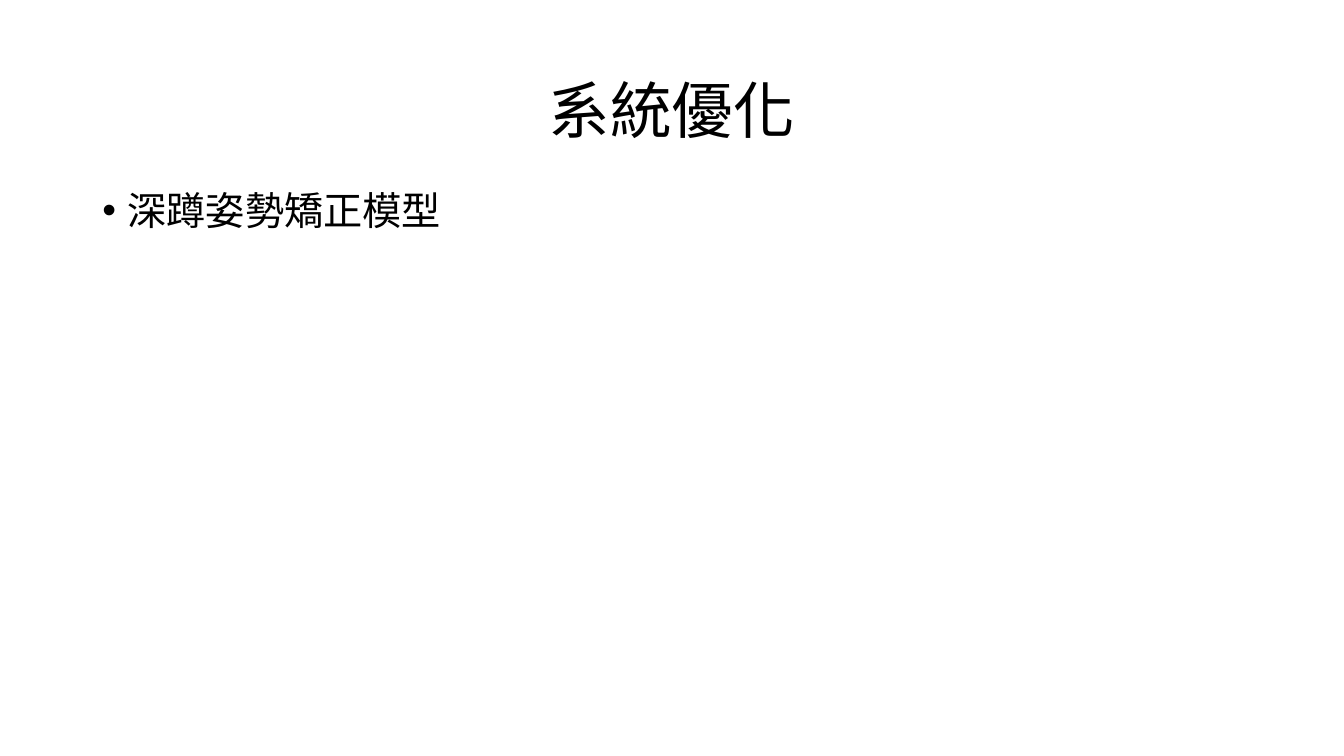
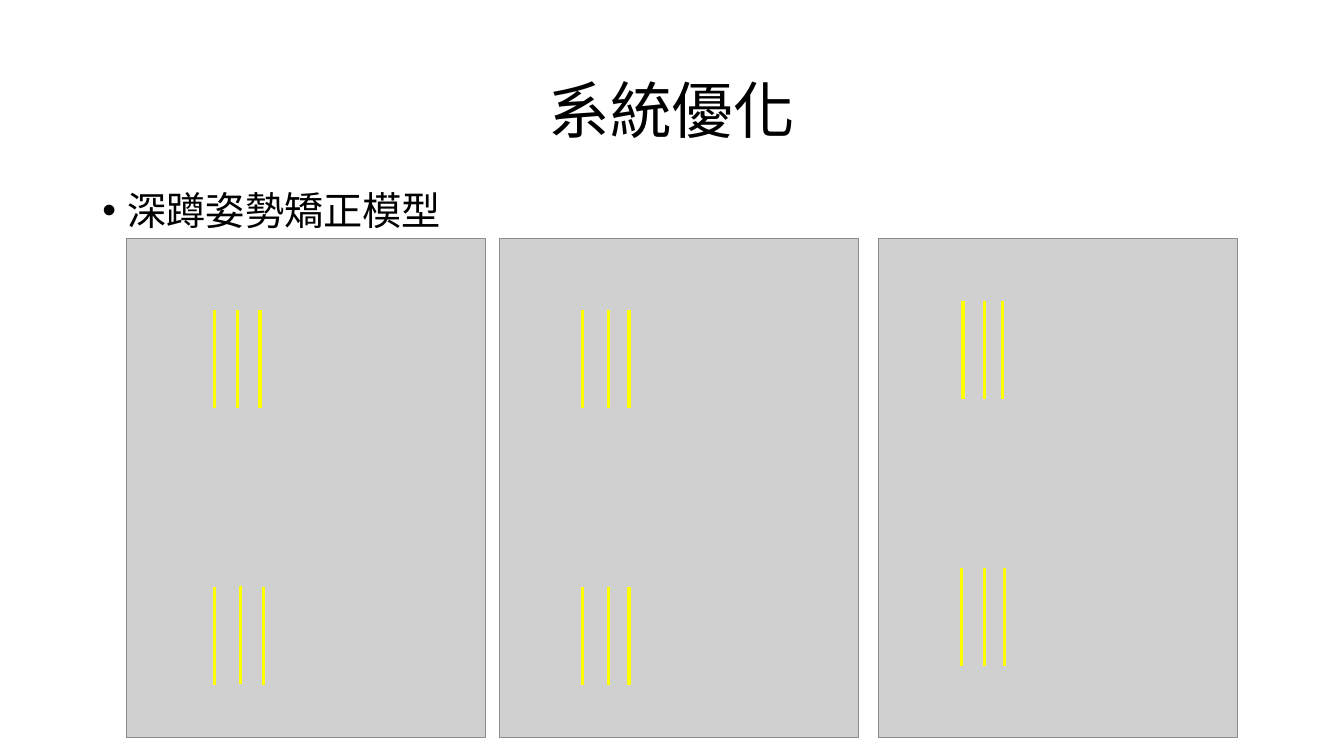
Before and after one commit to mizulun/seatpose-system, a slide deck: slide 22 of week4進度報告.pptx (slide 21 before the commit). Drawn at 1344x756 pixels with LibreOffice and Linux fonts; fonts in the diff are those of the drawing; grey boxes stand for pictures. Boxes give left, top, right and bottom in pixels: in the first picture for what was removed or moved away, otherwise in the second. Text is boxed around its words. In the diff, an @@ line names an element or a change of style, - is before the commit and + after.

```diff
--- a/week4進度報告.pptx
+++ b/week4進度報告.pptx
@@ picture added at (127,239,486,738) @@
@@ picture added at (500,239,859,738) @@
@@ picture added at (879,239,1238,738) @@
@@ line added from (215, 310) to (215, 408), #FFFF00 2.25 pt @@
@@ line added from (238, 310) to (238, 408), #FFFF00 2.25 pt @@
@@ line added from (260, 310) to (260, 408), #FFFF00 2.25 pt @@
@@ line added from (583, 310) to (583, 408), #FFFF00 2.25 pt @@
@@ line added from (609, 310) to (609, 408), #FFFF00 2.25 pt @@
@@ line added from (629, 310) to (629, 408), #FFFF00 2.25 pt @@
@@ line added from (963, 300) to (963, 399), #FFFF00 2.25 pt @@
@@ line added from (984, 300) to (984, 399), #FFFF00 2.25 pt @@
@@ line added from (1003, 300) to (1003, 399), #FFFF00 2.25 pt @@
@@ line added from (962, 569) to (962, 666), #FFFF00 2.25 pt @@
@@ line added from (984, 569) to (984, 666), #FFFF00 2.25 pt @@
@@ line added from (1005, 569) to (1005, 666), #FFFF00 2.25 pt @@
@@ line added from (215, 588) to (215, 686), #FFFF00 2.25 pt @@
@@ line added from (240, 586) to (240, 684), #FFFF00 2.25 pt @@
@@ line added from (263, 588) to (263, 686), #FFFF00 2.25 pt @@
@@ line added from (583, 588) to (583, 686), #FFFF00 2.25 pt @@
@@ line added from (609, 588) to (609, 686), #FFFF00 2.25 pt @@
@@ line added from (629, 588) to (629, 686), #FFFF00 2.25 pt @@
```
Also in this commit, not shown: 2 slides added, 1 other file.
